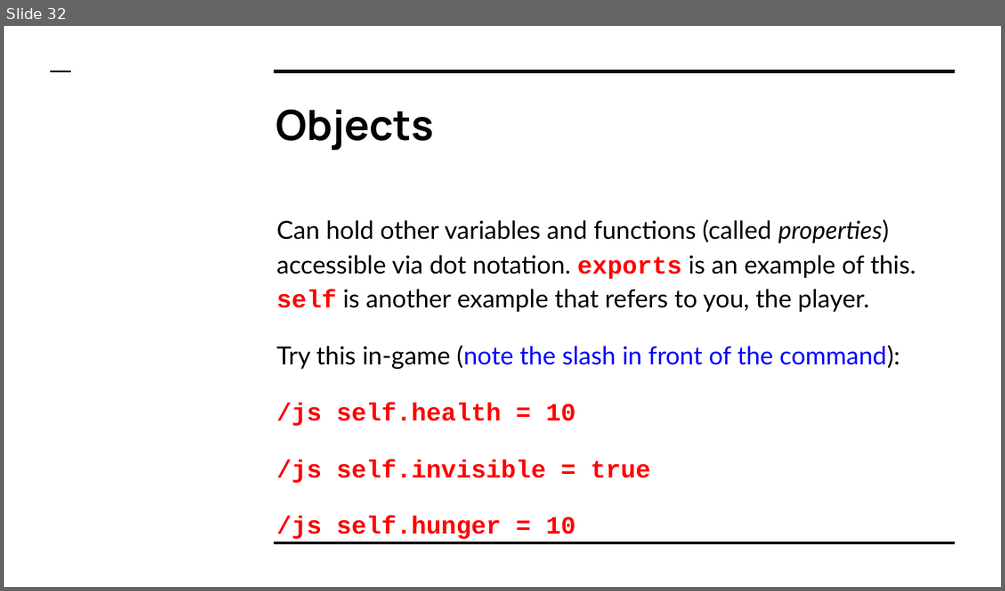
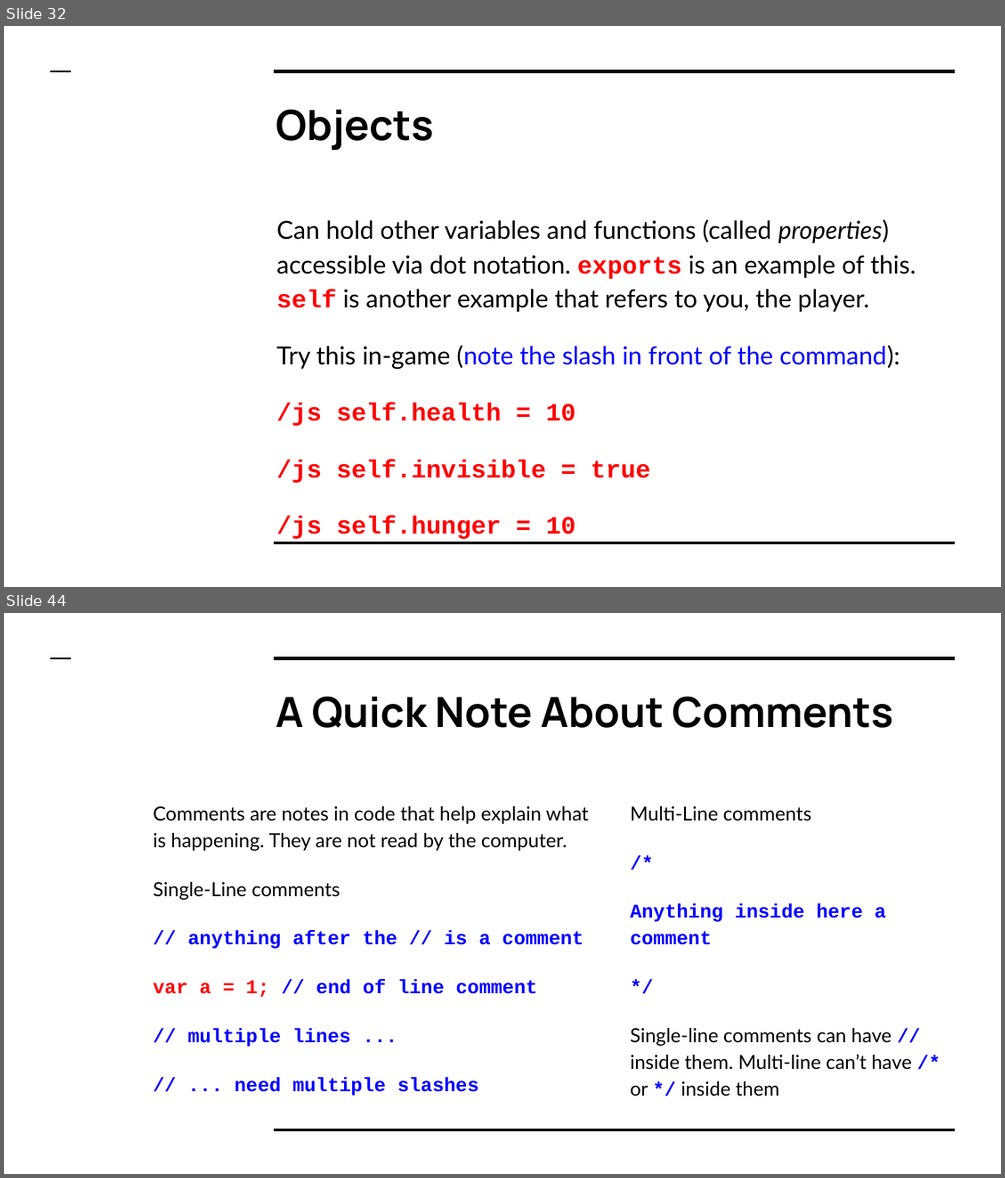
Before and after one commit to LetsCodeBlacksburg/ScriptCraft, a slide deck: slides/ScriptCraft- Day 01 (Getting Started).pptx. Shown one above the other, each under a label of ours: slide 32 before the commit, slides 32 and 44 after it; the slides between them are not shown. The pictures are 1005x591 and 1005x1178 pixels, drawn with LibreOffice and Linux fonts; fonts in the diff are those of the drawing; background and template pictures are left out. Boxes give left, top, right and bottom in pixels: in the first picture for what was removed or moved away, otherwise in the second. Text is boxed around its words. In the diff, an @@ line names an element or a change of style, - is before the commit and + after.

```diff
--- a/slides/ScriptCraft- Day 01 (Getting Started).pptx
+++ b/slides/ScriptCraft- Day 01 (Getting Started).pptx
@@ slide 44 added at (4, 613, 1001, 1174), background picture (left out); not listed: 3 template elements that a slide beside it also shows @@
@@ title added at (275, 696, 893, 728), 30 pt, text #000000, bold @@
+A Quick Note About Comments
@@ text added at (153, 806, 589, 1095), 14 pt, text #000000 @@
+Comments are notes in code that help explain what is happening. They are not read by the computer.
+Single-Line comments
+// anything after the // is a comment
+var a = 1; // end of line comment
+// multiple lines ...
+// ... need multiple slashes
@@ text added at (630, 806, 912, 1095), 14 pt, text #000000 @@
+Multi-Line comments
+/*
+Anything inside here a comment
+*/
+Single-line comments can have // inside them. Multi-line can’t have /* or */ inside them
```
Also in this commit, not shown: 16 other slides added, 1 other file.
